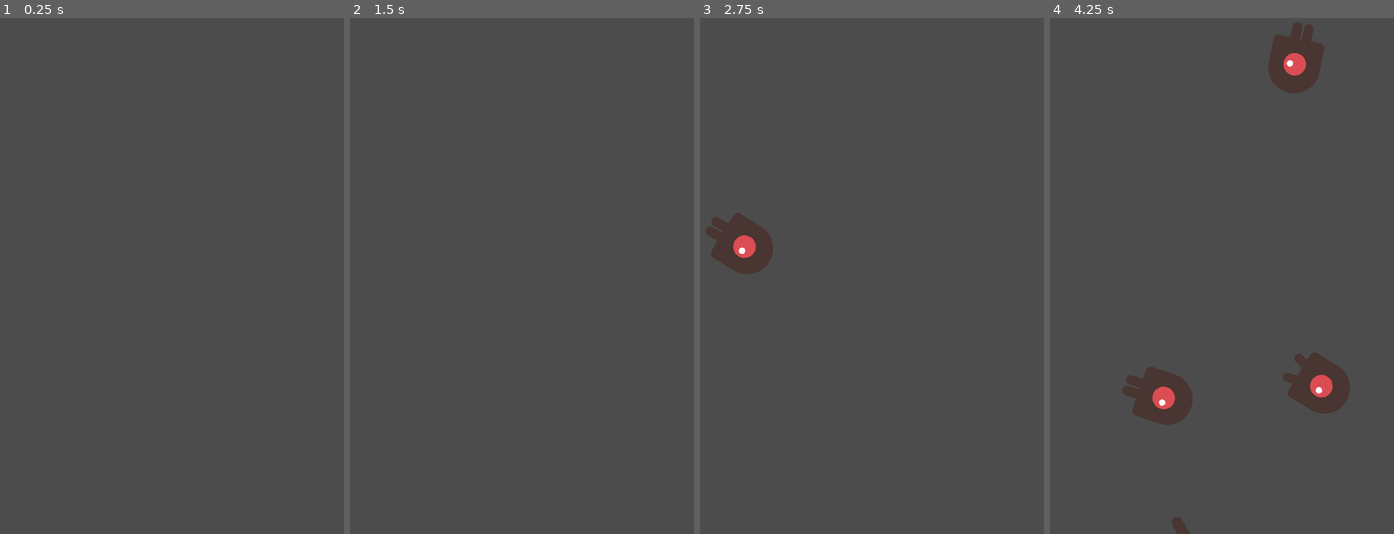
Above: before the commit, frames 1-4 (left to right).
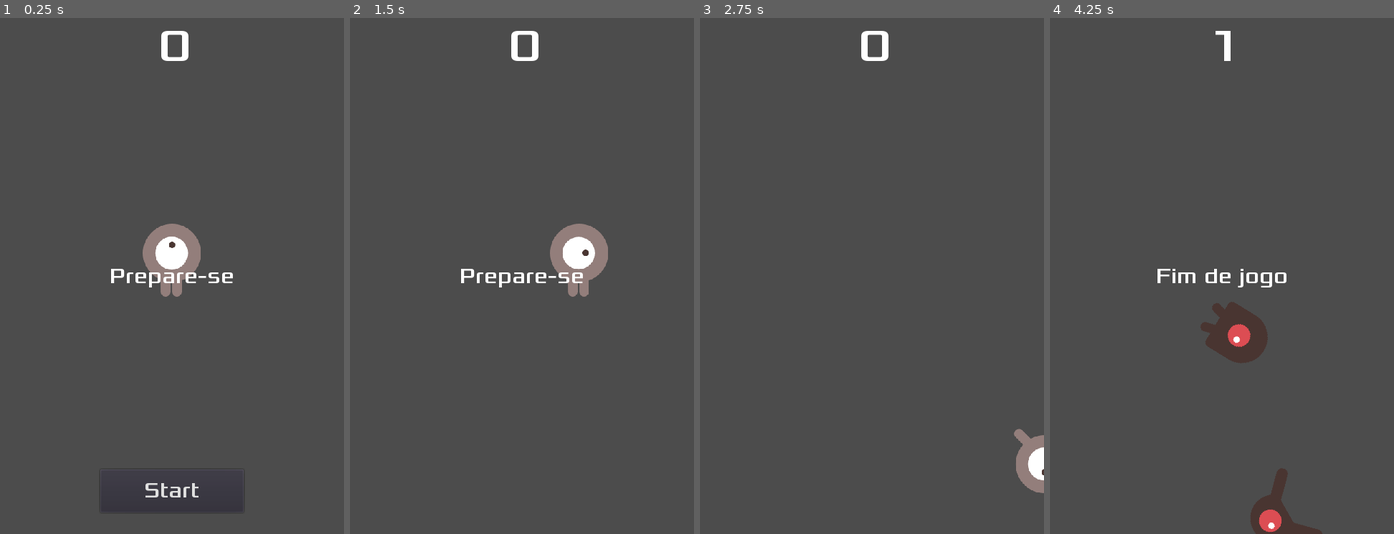
Above: after the commit, the same moments.

Repository: Gui-dev/dodge-the-creeps
Game: Godot game, scene res://levels/Main.tscn
Same seed, same stepped clock (60 frames per second), same inputs: the game is played once before the commit and once after it. The project has no main scene, so this scene is started directly.
Inputs (mouse positions are in pixels of both pictures, inside the frame that each line leads up to):
- Up to frame 1 (0.25 s): no input
- Up to frame 2 (1.5 s): click (522, 492) at 0.5 s, where only the run after the commit has a clickable "Start"; tap Enter at 1.25 s; hold Right (ui_right) from 1.28 s (still down)
- Up to frame 3 (2.75 s): release Right (ui_right) at 2.03 s; hold Down (ui_down) from 2.03 s (still down)
- Up to frame 4 (4.25 s): release Down (ui_down) at 2.78 s; hold Right (ui_right) 2.78-3.53 s; hold Up (ui_up) from 3.53 s (still down)

The runs differ from the first frame. In frame 1, 2.5% of the frame differs, in the area x 31-69%, y 2-96%; in frame 2, 2.3%; in frame 3, 2.7%; in frame 4, 7.9%, in the area x 21-88%, y 0-100%.

Commit message:
feat: add HUD

Diff:
--- a/levels/Main.tscn
+++ b/levels/Main.tscn
@@ -1,8 +1,9 @@
-[gd_scene load_steps=5 format=2]
+[gd_scene load_steps=6 format=2]
 
 [ext_resource path="res://scenes/Player.tscn" type="PackedScene" id=1]
 [ext_resource path="res://scripts/Main.gd" type="Script" id=2]
 [ext_resource path="res://scenes/Enemy.tscn" type="PackedScene" id=3]
+[ext_resource path="res://scenes/HUD.tscn" type="PackedScene" id=4]
 
 [sub_resource type="Curve2D" id=1]
 _data = {
@@ -35,7 +36,10 @@
 position = Vector2( 0, -2 )
 rotation = 0.00624995
 
+[node name="HUD" parent="." instance=ExtResource( 4 )]
+
 [connection signal="hit" from="Player" to="." method="_on_game_over"]
 [connection signal="timeout" from="timer_init" to="." method="_on_timer_init_timeout"]
 [connection signal="timeout" from="score_time" to="." method="_on_score_time_timeout"]
 [connection signal="timeout" from="timer_enemy" to="." method="_on_timer_enemy_timeout"]
+[connection signal="start_game" from="HUD" to="." method="new_game"]
--- /dev/null
+++ b/scenes/HUD.tscn
@@ -0,0 +1,65 @@
+[gd_scene load_steps=6 format=2]
+
+[ext_resource path="res://assets/fonts/Xolonium-Regular.ttf" type="DynamicFontData" id=1]
+[ext_resource path="res://scripts/HUD.gd" type="Script" id=2]
+
+[sub_resource type="DynamicFont" id=1]
+size = 64
+font_data = ExtResource( 1 )
+
+[sub_resource type="DynamicFont" id=2]
+size = 30
+font_data = ExtResource( 1 )
+
+[sub_resource type="DynamicFont" id=3]
+size = 30
+font_data = ExtResource( 1 )
+
+[node name="HUD" type="CanvasLayer"]
+script = ExtResource( 2 )
+
+[node name="score" type="Label" parent="."]
+anchor_left = 0.5
+anchor_right = 0.5
+margin_left = -78.0
+margin_right = 86.0
+margin_bottom = 78.0
+custom_fonts/font = SubResource( 1 )
+text = "0"
+align = 1
+valign = 1
+
+[node name="message" type="Label" parent="."]
+anchor_left = 0.5
+anchor_top = 0.5
+anchor_right = 0.5
+anchor_bottom = 0.5
+margin_left = -193.5
+margin_top = -58.5
+margin_right = 193.5
+margin_bottom = 58.5
+custom_fonts/font = SubResource( 2 )
+text = "Desvie e sobreviva aos
+monstros"
+align = 1
+valign = 1
+autowrap = true
+
+[node name="message_timer" type="Timer" parent="."]
+wait_time = 2.0
+one_shot = true
+
+[node name="button_start" type="Button" parent="."]
+anchor_left = 0.5
+anchor_top = 1.0
+anchor_right = 0.5
+anchor_bottom = 1.0
+margin_left = -100.0
+margin_top = -90.0
+margin_right = 100.0
+margin_bottom = -30.0
+custom_fonts/font = SubResource( 3 )
+text = "Start"
+
+[connection signal="timeout" from="message_timer" to="." method="_on_message_timer_timeout"]
+[connection signal="pressed" from="button_start" to="." method="_on_button_start_pressed"]
--- a/scenes/Player.tscn
+++ b/scenes/Player.tscn
@@ -33,3 +33,5 @@
 [node name="collision" type="CollisionShape2D" parent="."]
 position = Vector2( 0, -1 )
 shape = SubResource( 2 )
+
+[connection signal="body_entered" from="." to="." method="_on_Player_body_entered"]
--- /dev/null
+++ b/scripts/HUD.gd
@@ -0,0 +1,31 @@
+extends CanvasLayer
+
+signal start_game
+
+
+func show_message(message: String) -> void:
+  $message.text = message
+  $message.visible = true
+  $message_timer.start()
+
+
+func game_over() -> void:
+  show_message('Fim de jogo')
+  yield($message_timer, 'timeout')
+  $message.text = 'Desvie e sobreviva aos monstros'
+  $message.visible = true
+  yield(get_tree().create_timer(1), 'timeout')
+  $button_start.visible = true
+
+
+func update_score(score: int) -> void:
+  $score.text = str(score)
+
+
+func _on_button_start_pressed() -> void:
+  $button_start.visible = false
+  emit_signal('start_game')
+
+
+func _on_message_timer_timeout() -> void:
+  $message.visible = false
--- a/scripts/Main.gd
+++ b/scripts/Main.gd
@@ -11,13 +11,16 @@
 
 func new_game() -> void:
   score = 0
-#  $player.start($starting_position.position)
+  $Player.start($starting_position.position)
   $timer_init.start()
+  $HUD.show_message('Prepare-se')
+  $HUD.update_score(score)
 
 
 func _on_game_over() -> void:
   $score_time.stop()
   $timer_enemy.stop()
+  $HUD.game_over()
 
 
 func _on_timer_init_timeout() -> void:
@@ -27,6 +30,7 @@
 
 func _on_score_time_timeout() -> void:
   score += 1
+  $HUD.update_score(score)
 
 
 func _on_timer_enemy_timeout() -> void:
--- a/scripts/Player.gd
+++ b/scripts/Player.gd
@@ -46,3 +46,15 @@
     velocity.y += 1
 
   return velocity
+
+
+func start(position: Vector2) -> void:
+  position = position
+  self.visible = true
+  $collision.disabled = false
+
+
+func _on_Player_body_entered(_body: Node) -> void:
+  self.visible = false
+  emit_signal('hit')
+  $collision.set_deferred('disabled', true)
